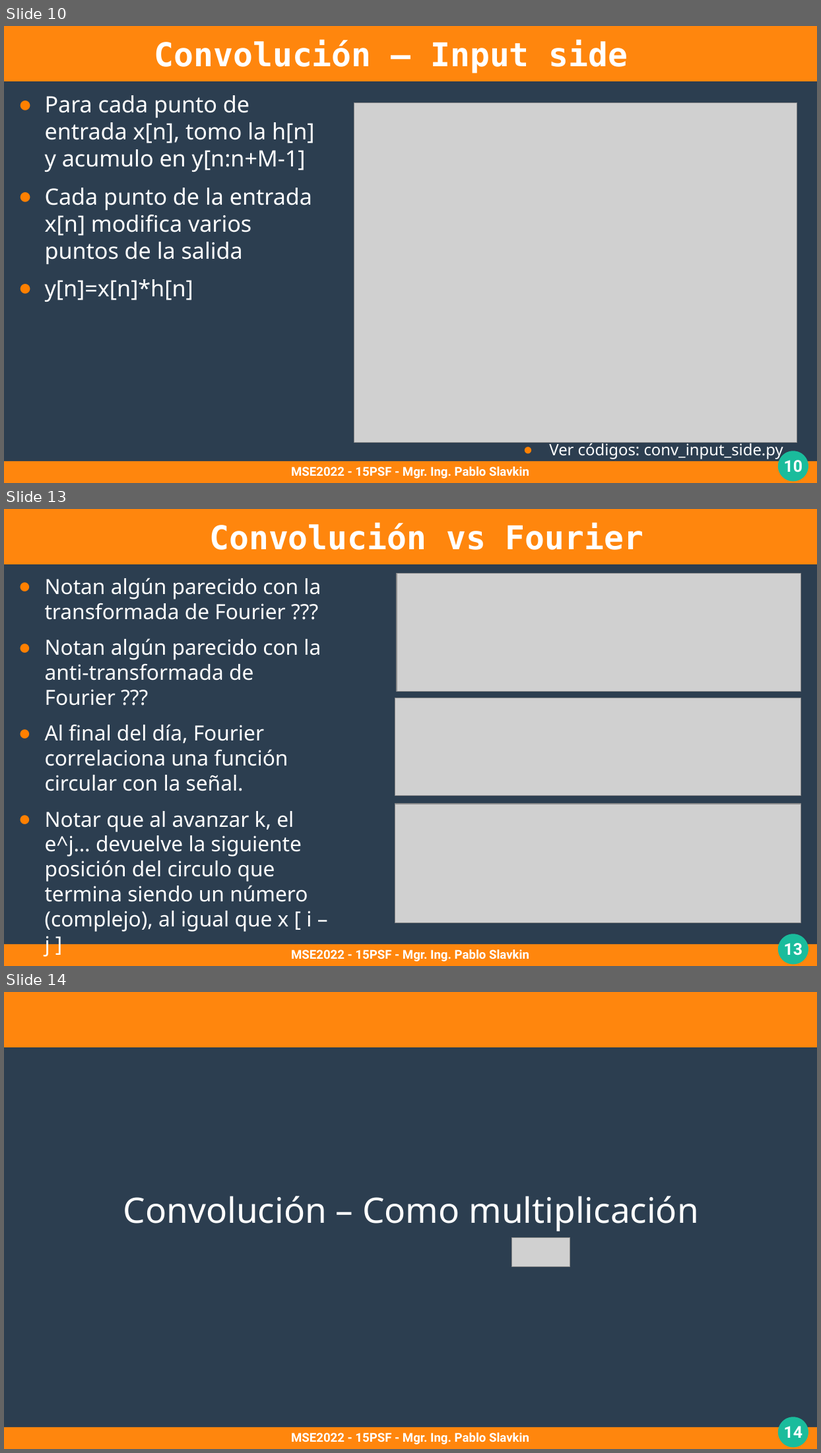
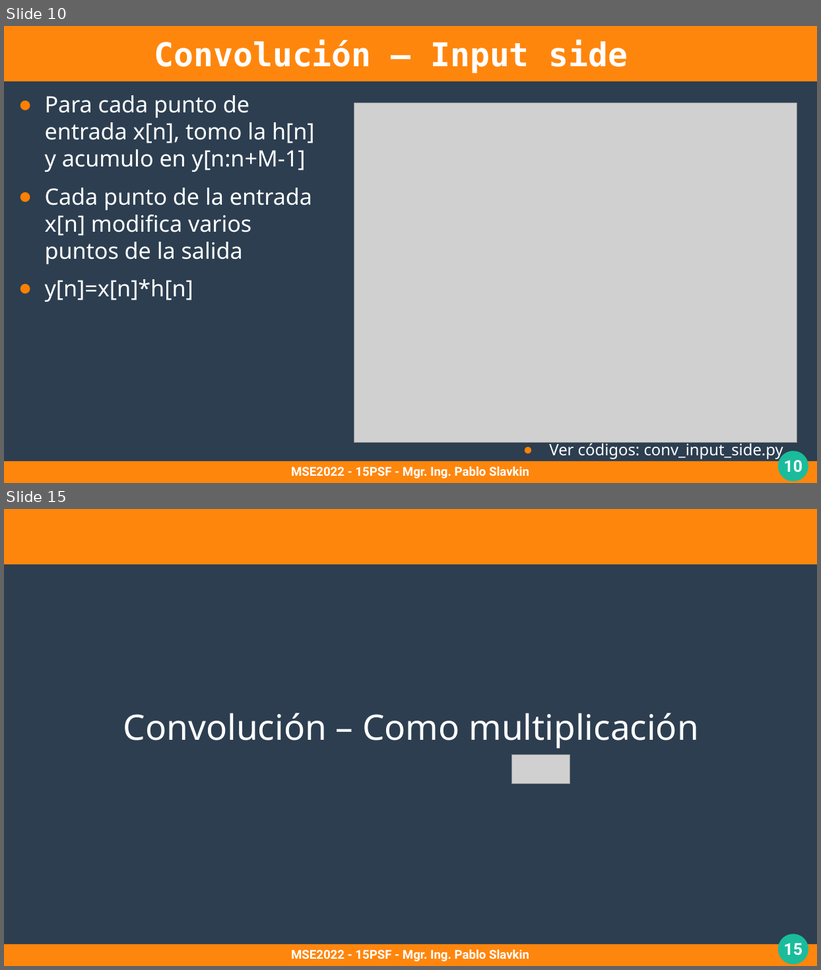
Before and after one commit to pslavkin/psf_2022, a slide deck: clases/5_clase/5_clase.odp. Shown one above the other, each under a label of ours: slides 10, 13 and 14 before the commit, slides 10 and 15 after it; the slides between them are not shown. The pictures are 821x1453 and 821x970 pixels, drawn with LibreOffice and Linux fonts; fonts in the diff are those of the drawing; grey boxes stand for pictures. Boxes give left, top, right and bottom in pixels: in the first picture for what was removed or moved away, otherwise in the second. Text is boxed around its words. In the diff, an @@ line names an element or a change of style, - is before the commit and + after.

Commit message:
preparing class 5, move correlation vs Fourier to class4

```diff
--- a/clases/5_clase/5_clase.odp
+++ b/clases/5_clase/5_clase.odp
@@ slide 13 removed at (4, 509, 817, 966), background #2C3E50; not listed: 4 template elements that a slide beside it also shows @@
@@ title removed at (209, 523, 644, 550) @@
-Convolución vs Fourier
@@ text removed at (45, 578, 321, 958) @@
-● Notan algún parecido con la transformada de Fourier ???
-● Notan algún parecido con la anti-transformada de Fourier ???
-● Al final del día, Fourier correlaciona una función circular con la señal.
-● Notar que al avanzar k, el e^j… devuelve la siguiente posición del circulo que termina siendo un número (complejo), al igual que x [ i – j ]
@@ picture removed at (397, 573, 801, 691) @@
@@ picture removed at (395, 698, 801, 796) @@
@@ picture removed at (395, 804, 801, 923) @@
@@ text removed at (291, 950, 529, 962) @@
-MSE2022 - 15PSF - Mgr. Ing. Pablo Slavkin
@@ what was slide 14 is now slide 15 @@
@@ page number at (784, 943, 803, 956): text changed @@
-14
+15
```
Also in this commit, not shown: 9 slides changed, 2 slides added, 15 other files.
